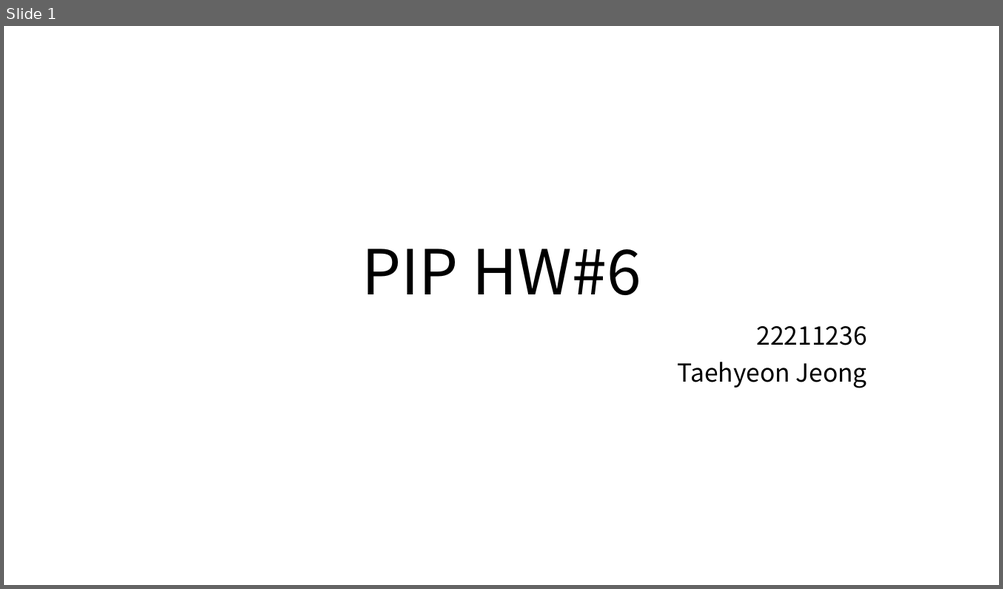
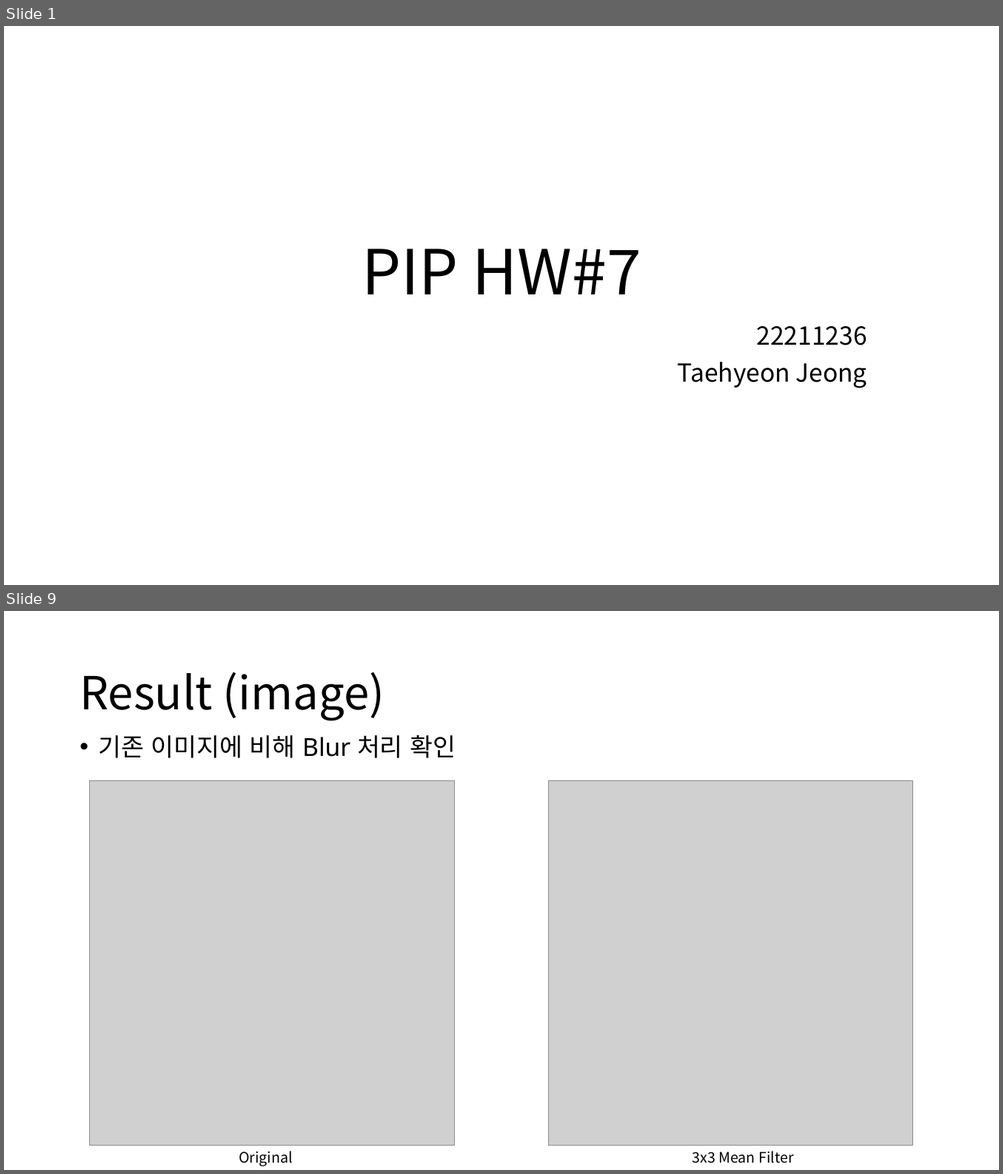
Before and after one commit to Burgunthy/Parallel-Image-Processing, a slide deck: chapter7_SSE_Mean_Filter/sse_Mean_Filter.pptx. Shown one above the other, each under a label of ours: slide 1 before the commit, slides 1 and 9 after it; the slides between them are not shown. The pictures are 1003x589 and 1003x1174 pixels, drawn with LibreOffice and Linux fonts; fonts in the diff are those of the drawing; grey boxes stand for pictures. Boxes give left, top, right and bottom in pixels: in the first picture for what was removed or moved away, otherwise in the second. Text is boxed around its words. In the diff, an @@ line names an element or a change of style, - is before the commit and + after.

```diff
--- a/chapter7_SSE_Mean_Filter/sse_Mean_Filter.pptx
+++ b/chapter7_SSE_Mean_Filter/sse_Mean_Filter.pptx
@@ slide 9 added at [4,611,999,1170], background #FFFFFF @@
@@ title added at [79,672,384,721], 44 pt, text #000000 @@
+Result (image)
@@ text added at [99,735,455,758], 24 pt, text #000000 @@
+• 기존 이미지에 비해 Blur 처리 확인
@@ picture added at [90,781,454,1145] @@
@@ picture added at [549,781,913,1145] @@
@@ text added at [239,1151,293,1167], 14 pt, text #000000 @@
+Original
@@ text added at [691,1151,793,1164], 14 pt, text #000000 @@
+3x3 Mean Filter
@@ slide 1 changed as well @@
@@ title at [361,249,641,295]: text changed @@
-PIP HW#6
+PIP HW#7
```
Also in this commit, not shown: 2 other slides changed, 7 other slides added, 3 slides removed, 2 other files.
